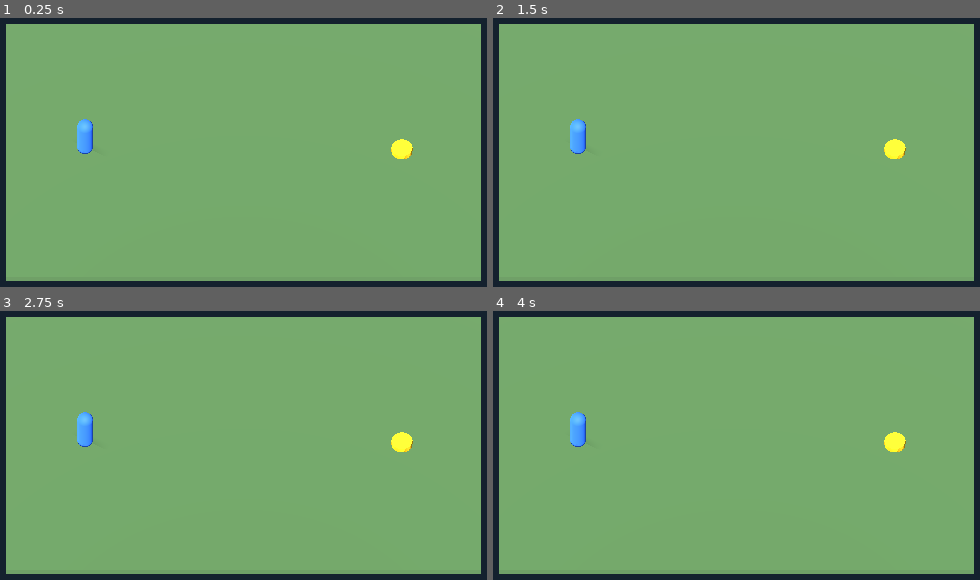
Above: before the commit, frames 1-4 (two rows, left to right).
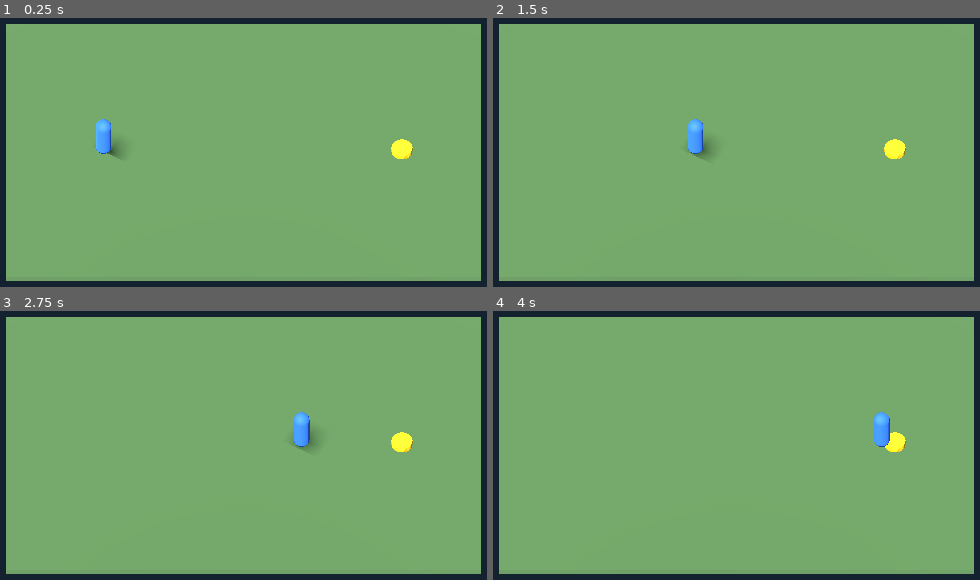
Above: after the commit, the same moments.

Repository: RrR2010/wilson-shipwrecked
Game: Godot game, scene res://tests/scenes/deterministic_playable_bootstrap/deterministic_playable_bootstrap.tscn
Same seed, same stepped clock (60 frames per second), same inputs: the game is played once before the commit and once after it. The project has no main scene, so this scene is started directly.
Inputs:
- Up to frame 1 (0.25 s): no input
- Up to frame 2 (1.5 s): tap Enter at 0.5 s; tap Space at 0.77 s
- Up to frame 3 (2.75 s): tap Space at 1.52 s
- Up to frame 4 (4 s): tap Space at 3.02, 3.77 s

The runs differ from the first frame. In frame 1, 0.9% of the frame differs, in the area x 15-26%, y 37-53%; in frame 2, 0.9%, in the area x 15-45%, y 37-53%; in frame 3, 0.9%; in frame 4, 0.8%.
Error before the commit: Parse Error: Too few arguments for "new()" call. Expected at least 6 but received 5. (res://src/application/bootstrap/simulation_owner_bootstrapper.gd:72)

Commit message:
Bootstrap Wilson body state with core owners

Diff:
--- a/src/application/bootstrap/simulation_owner_bootstrapper.gd
+++ b/src/application/bootstrap/simulation_owner_bootstrapper.gd
@@ -6,13 +6,14 @@
 const WorldRelation = preload("res://src/domain/world/world_relation.gd")
 const WorldRelationStore = preload("res://src/domain/world/world_relation_store.gd")
 const WilsonWorldState = preload("res://src/domain/world/wilson_world_state.gd")
+const WilsonBodyState = preload("res://src/domain/world/wilson_body_state.gd")
 const BeliefStore = preload("res://src/domain/cognition/belief_store.gd")
 const CurrentIntentionStore = preload("res://src/domain/cognition/current_intention_store.gd")
 const SimulationOwnerSet = preload("res://src/application/bootstrap/simulation_owner_set.gd")
 const SimulationBootstrapResult = preload("res://src/application/bootstrap/simulation_bootstrap_result.gd")
 
-## Common construction boundary for the core authoritative owners required by
-## runtime composition. Declarative seeds are copied into fresh owner instances;
+## Common construction boundary for authoritative owners required by runtime
+## composition/bootstrap. Declarative seeds are copied into fresh owner instances;
 ## callers cannot manufacture post-bootstrap state by retaining mutable owner refs.
 
 func bootstrap(definition):
@@ -74,5 +75,6 @@
 		relations,
 		WilsonWorldState.new(definition.wilson_place_id),
 		beliefs,
-		intentions
+		intentions,
+		WilsonBodyState.new(definition.wilson_body_vitality)
 	))
